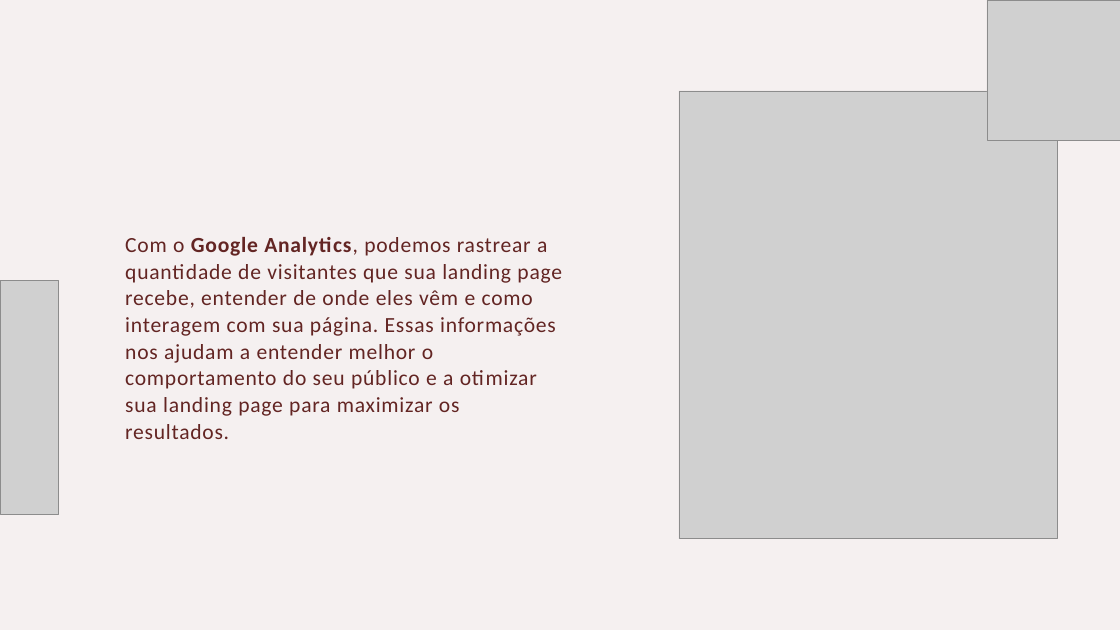
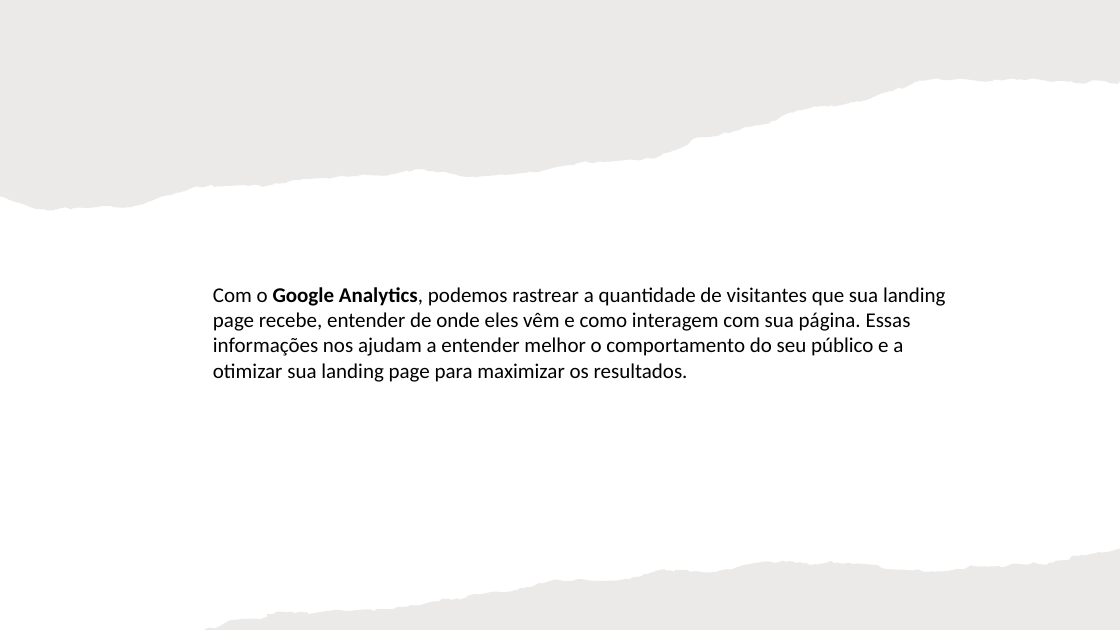
Before and after one commit to slesbel/Design-Studio, a slide deck: slide 4 of lawyer/guia_para_advogados.pptx. Drawn at 1120x630 pixels with LibreOffice and Linux fonts; fonts in the diff are those of the drawing; grey boxes stand for pictures. Boxes give left, top, right and bottom in pixels: in the first picture for what was removed or moved away, otherwise in the second. Text is boxed around its words. In the diff, an @@ line names an element or a change of style, - is before the commit and + after.

```diff
--- a/lawyer/guia_para_advogados.pptx
+++ b/lawyer/guia_para_advogados.pptx
@@ rectangle added at [0,0,1120,630], fill #FFFFFF @@
@@ freeform shape added at [0,0,1120,211], fill #82766A at 15% opacity @@
@@ picture removed at [987,0,1120,141] @@
@@ picture removed at [679,91,1057,539] @@
@@ picture removed at [0,280,59,514] @@
@@ text "Com o Google Analytics, podemos ...": place and size @@
-text "Com o Google Analytics, podemos ..." at [125,237,562,439]
+text "Com o Google Analytics, podemos ..." at [213,287,946,382]
@@ text "Com o Google Analytics, podemos ..." at [213,287,946,382]: size 18.5 to 18 pt, text colour #632523 to #000000, letter spacing 0.7 to 0 pt; indent changed; line spacing 1.03 to 1 @@
@@ freeform shape added at [204,549,1120,630], fill #82766A at 15% opacity @@
```
Also in this commit, not shown: 14 other slides changed, 3 slides added, 2 other files.
